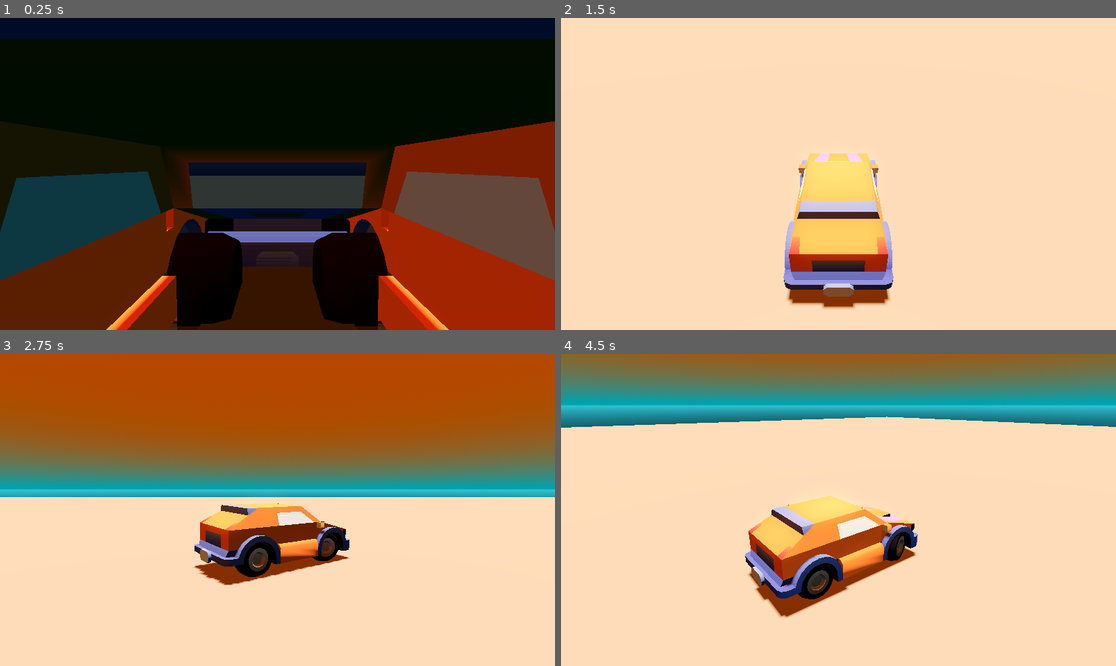
Above: before the commit, frames 1-4 (two rows, left to right).
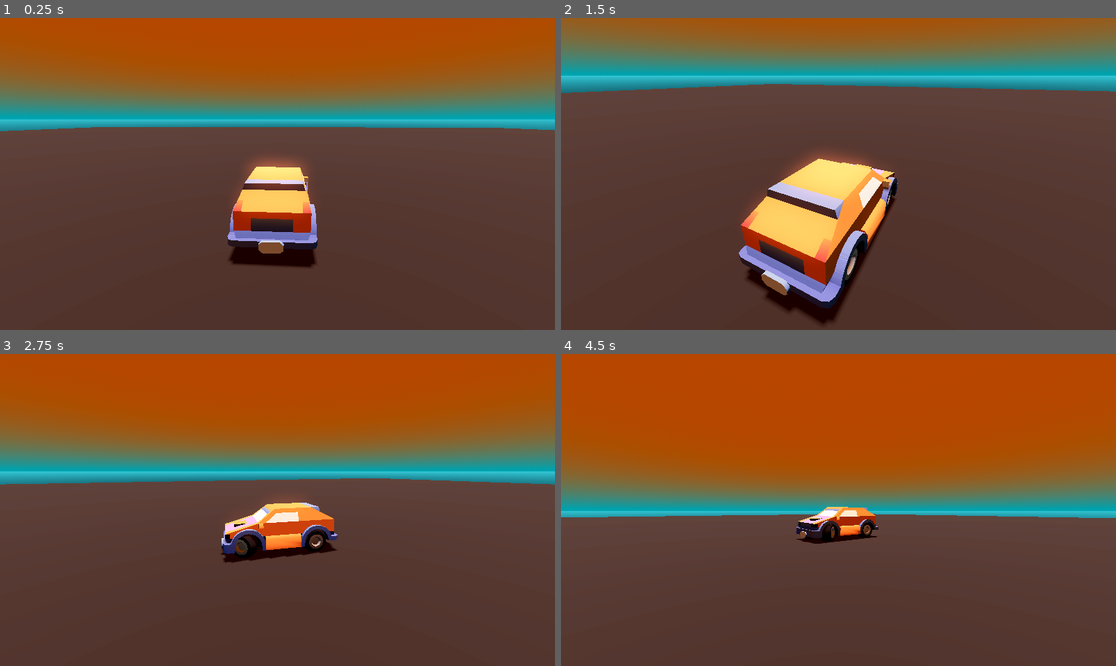
Above: after the commit, the same moments.

Repository: sairpa/sairpa.github.io
Game: Godot game, scene res://scenes/level0.tscn
Two runs of this game, one before a commit and one after it. Both use one fixed random seed, a clock stepped at 60 frames per second and the inputs below.
Inputs:
- Up to frame 1 (0.25 s): no input
- Up to frame 2 (1.5 s): hold Right (ui_right) 0.53-1.28 s; hold Shift 0.53-1.28 s; hold Down (ui_down) from 1.28 s (still down); tap Shift at 1.35 s
- Up to frame 3 (2.75 s): release Down (ui_down) at 2.03 s; hold Right (ui_right) from 2.03 s (still down); hold Shift from 2.03 s (still down)
- Up to frame 4 (4.5 s): release Right (ui_right) at 2.78 s; release Shift at 2.78 s; hold Up (ui_up) 2.78-3.53 s; tap Shift at 2.85, 4.35 s; hold Shift 3.53-4.28 s; hold Left (ui_left) from 3.53 s (still down)

The runs differ from the first frame. In frame 1, 93% of the frame differs, in the area x 0-100%, y 0-100%; in frame 2, 98%; in frame 3, 70%; in frame 4, 100%.

Commit message:
Minor changes to camera controller

Diff:
--- a/car/project.godot
+++ b/car/project.godot
@@ -15,6 +15,41 @@
 config/features=PackedStringArray("4.4", "Mobile")
 config/icon="res://icon.svg"
 
+[input]
+
+ui_left={
+"deadzone": 0.5,
+"events": [Object(InputEventKey,"resource_local_to_scene":false,"resource_name":"","device":0,"window_id":0,"alt_pressed":false,"shift_pressed":false,"ctrl_pressed":false,"meta_pressed":false,"pressed":false,"keycode":4194319,"physical_keycode":0,"key_label":0,"unicode":0,"location":0,"echo":false,"script":null)
+, Object(InputEventJoypadButton,"resource_local_to_scene":false,"resource_name":"","device":0,"button_index":13,"pressure":0.0,"pressed":false,"script":null)
+, Object(InputEventJoypadMotion,"resource_local_to_scene":false,"resource_name":"","device":0,"axis":0,"axis_value":-1.0,"script":null)
+, Object(InputEventKey,"resource_local_to_scene":false,"resource_name":"","device":-1,"window_id":0,"alt_pressed":false,"shift_pressed":false,"ctrl_pressed":false,"meta_pressed":false,"pressed":false,"keycode":0,"physical_keycode":65,"key_label":0,"unicode":97,"location":0,"echo":false,"script":null)
+]
+}
+ui_right={
+"deadzone": 0.5,
+"events": [Object(InputEventKey,"resource_local_to_scene":false,"resource_name":"","device":0,"window_id":0,"alt_pressed":false,"shift_pressed":false,"ctrl_pressed":false,"meta_pressed":false,"pressed":false,"keycode":4194321,"physical_keycode":0,"key_label":0,"unicode":0,"location":0,"echo":false,"script":null)
+, Object(InputEventJoypadButton,"resource_local_to_scene":false,"resource_name":"","device":0,"button_index":14,"pressure":0.0,"pressed":false,"script":null)
+, Object(InputEventJoypadMotion,"resource_local_to_scene":false,"resource_name":"","device":0,"axis":0,"axis_value":1.0,"script":null)
+, Object(InputEventKey,"resource_local_to_scene":false,"resource_name":"","device":-1,"window_id":0,"alt_pressed":false,"shift_pressed":false,"ctrl_pressed":false,"meta_pressed":false,"pressed":false,"keycode":0,"physical_keycode":68,"key_label":0,"unicode":100,"location":0,"echo":false,"script":null)
+]
+}
+ui_up={
+"deadzone": 0.5,
+"events": [Object(InputEventKey,"resource_local_to_scene":false,"resource_name":"","device":0,"window_id":0,"alt_pressed":false,"shift_pressed":false,"ctrl_pressed":false,"meta_pressed":false,"pressed":false,"keycode":4194320,"physical_keycode":0,"key_label":0,"unicode":0,"location":0,"echo":false,"script":null)
+, Object(InputEventJoypadButton,"resource_local_to_scene":false,"resource_name":"","device":0,"button_index":11,"pressure":0.0,"pressed":false,"script":null)
+, Object(InputEventJoypadMotion,"resource_local_to_scene":false,"resource_name":"","device":0,"axis":1,"axis_value":-1.0,"script":null)
+, Object(InputEventKey,"resource_local_to_scene":false,"resource_name":"","device":-1,"window_id":0,"alt_pressed":false,"shift_pressed":false,"ctrl_pressed":false,"meta_pressed":false,"pressed":false,"keycode":0,"physical_keycode":87,"key_label":0,"unicode":119,"location":0,"echo":false,"script":null)
+]
+}
+ui_down={
+"deadzone": 0.5,
+"events": [Object(InputEventKey,"resource_local_to_scene":false,"resource_name":"","device":0,"window_id":0,"alt_pressed":false,"shift_pressed":false,"ctrl_pressed":false,"meta_pressed":false,"pressed":false,"keycode":4194322,"physical_keycode":0,"key_label":0,"unicode":0,"location":0,"echo":false,"script":null)
+, Object(InputEventJoypadButton,"resource_local_to_scene":false,"resource_name":"","device":0,"button_index":12,"pressure":0.0,"pressed":false,"script":null)
+, Object(InputEventJoypadMotion,"resource_local_to_scene":false,"resource_name":"","device":0,"axis":1,"axis_value":1.0,"script":null)
+, Object(InputEventKey,"resource_local_to_scene":false,"resource_name":"","device":-1,"window_id":0,"alt_pressed":false,"shift_pressed":false,"ctrl_pressed":false,"meta_pressed":false,"pressed":false,"keycode":0,"physical_keycode":83,"key_label":0,"unicode":115,"location":0,"echo":false,"script":null)
+]
+}
+
 [physics]
 
 3d/physics_engine="Jolt Physics"
--- a/car/scenes/car.tscn
+++ b/car/scenes/car.tscn
@@ -30,7 +30,7 @@
 mesh = SubResource("SphereMesh_50v30")
 
 [node name="carmesh" parent="." instance=ExtResource("1_c35m8")]
-transform = Transform3D(-1, 0, -8.74228e-08, 0, 1, 0, 8.74228e-08, 0, -1, 0, 0, 0)
+transform = Transform3D(-1, 0, -1.50996e-07, 0, 1, 0, 1.50996e-07, 0, -1, 0, 0, 0)
 top_level = true
 
 [node name="RayCast3D" type="RayCast3D" parent="carmesh"]
--- a/car/scenes/level0.tscn
+++ b/car/scenes/level0.tscn
@@ -1,10 +1,13 @@
-[gd_scene load_steps=8 format=3 uid="uid://cbw0ktwjovvhx"]
+[gd_scene load_steps=9 format=3 uid="uid://cbw0ktwjovvhx"]
 
 [ext_resource type="PackedScene" uid="uid://ihrnec777db" path="res://scenes/car.tscn" id="1_4exd7"]
-[ext_resource type="Script" uid="uid://b51d7kgvv6beq" path="res://scripts/camera_3d.gd" id="2_ic6my"]
+[ext_resource type="Script" uid="uid://b51d7kgvv6beq" path="res://scripts/cam.gd" id="1_ic6my"]
 
 [sub_resource type="PlaneMesh" id="PlaneMesh_4exd7"]
 size = Vector2(100, 100)
+
+[sub_resource type="StandardMaterial3D" id="StandardMaterial3D_4exd7"]
+albedo_color = Color(0.0980392, 0.0980392, 0.0980392, 0.552941)
 
 [sub_resource type="BoxShape3D" id="BoxShape3D_4exd7"]
 size = Vector3(100, 0, 100)
@@ -28,21 +31,22 @@
 
 [node name="Level0" type="Node3D"]
 
-[node name="Camera3D" type="Camera3D" parent="." node_paths=PackedStringArray("target")]
-transform = Transform3D(-1, 0, 8.74228e-08, 0, 1, 0, -8.74228e-08, 0, -1, 0, 0, 0)
-keep_aspect = 0
-fov = 90.0
-near = 0.001
-script = ExtResource("2_ic6my")
-offset = Vector3(0, 3, 4)
-target = NodePath("../swift_sport")
+[node name="Camera3D" type="Camera3D" parent="." node_paths=PackedStringArray("follow_target", "look_target")]
+transform = Transform3D(-4.37114e-08, -0.132256, 0.991216, 0, 0.991216, 0.132256, -1, 5.78111e-09, -4.33274e-08, 0, 1.92415, 4.12006)
+script = ExtResource("1_ic6my")
+offset = Vector3(4, 2, 0)
+follow_target = NodePath("../CarG/swift_sport")
+look_target = NodePath("../CarG/swift_sport")
 
-[node name="swift_sport" parent="." instance=ExtResource("1_4exd7")]
+[node name="CarG" type="Node" parent="."]
+
+[node name="swift_sport" parent="CarG" instance=ExtResource("1_4exd7")]
 transform = Transform3D(1, 0, 0, 0, 1, 0, 0, 0, 1, 0, 2, 0)
 
 [node name="Ground" type="MeshInstance3D" parent="."]
 mesh = SubResource("PlaneMesh_4exd7")
 skeleton = NodePath("StaticBody3D")
+surface_material_override/0 = SubResource("StandardMaterial3D_4exd7")
 
 [node name="StaticBody3D" type="StaticBody3D" parent="Ground"]
 
--- /dev/null
+++ b/car/scripts/cam.gd
@@ -0,0 +1,16 @@
+extends Camera3D
+
+@export var lerp_speed = 0.25
+@export var offset = Vector3.ZERO
+@export var follow_target: Node3D
+@export var look_target: Node3D
+
+
+func _physics_process(delta):
+	if !look_target && !follow_target:
+		return
+	var target_pos = follow_target.global_transform.translated_local(offset)
+	global_transform = global_transform.interpolate_with(target_pos, lerp_speed * delta)
+	look_at(look_target.global_position)
+	#global_position = follow_target.global_position + offset
+	#look_at(look_target.global_position)
--- a/car/scripts/camera_3d.gd
+++ /dev/null
@@ -1,14 +0,0 @@
-extends Camera3D
-
-@export var lerp_speed = 1
-@export var offset = Vector3.ZERO
-@export var target : Node
-
-
-func _physics_process(delta):
-	if !target:
-		return
-	var target_pos = target.global_transform.translated_local(offset)
-	global_transform = global_transform.interpolate_with(target_pos, lerp_speed * delta)
-	look_at(target.global_position, Vector3.UP)
-	pass
--- a/car/scripts/car.gd
+++ b/car/scripts/car.gd
@@ -2,11 +2,11 @@
 
 
 var sphere_offset = Vector3.DOWN
-var acceleration = 35.0
-var steering = 19.0
-var turn_speed = 4.0
-var turn_stop_limit = 0.75
-var body_tilt = 35
+var acceleration = 50.0
+var steering = 35
+var turn_speed = 5
+var turn_stop_limit = 2
+var body_tilt = 75
 
 var speed_input = 0
 var turn_input = 0
@@ -28,10 +28,15 @@
 func _process(delta):
 	if not ground_ray.is_colliding():
 		return
-	speed_input = Input.get_axis("ui_down", "ui_up") * acceleration
+	if Input.is_key_pressed(KEY_SHIFT):
+		speed_input = Input.get_axis("ui_up", "ui_down") * acceleration * 1
+	else:
+		speed_input = Input.get_axis("ui_up", "ui_down") * acceleration
+	speed_input = Input.get_axis("ui_up", "ui_down") * acceleration
 	turn_input = Input.get_axis("ui_right", "ui_left") * deg_to_rad(steering)
 	right_wheel.rotation.y = turn_input
 	left_wheel.rotation.y = turn_input
+
 
 
 	if linear_velocity.length() > turn_stop_limit:
Renamed: car/scripts/camera_3d.gd.uid -> car/scripts/cam.gd.uid
